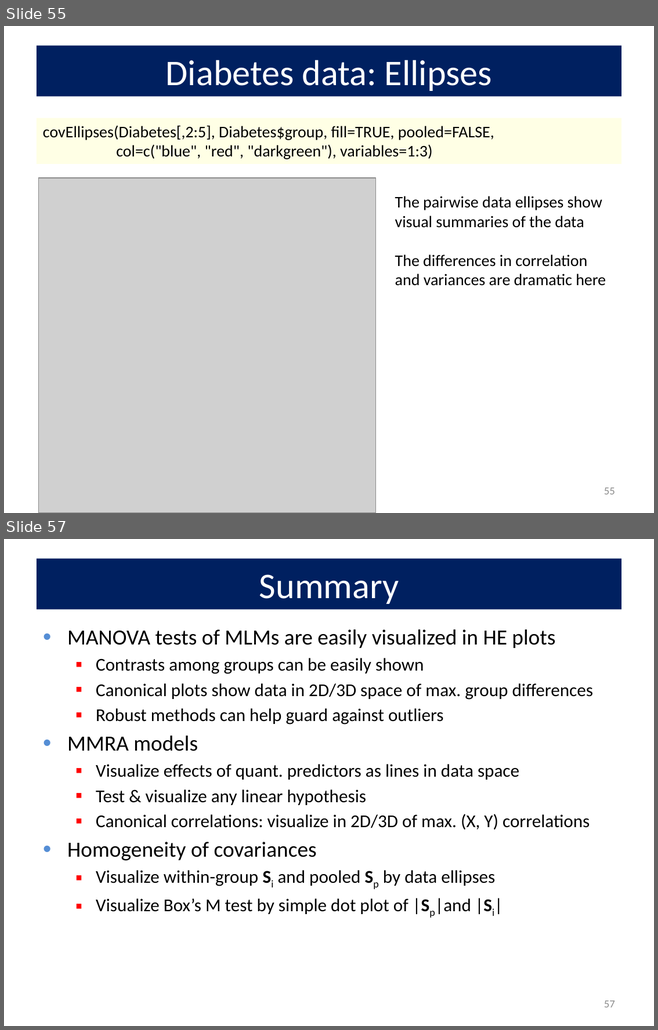
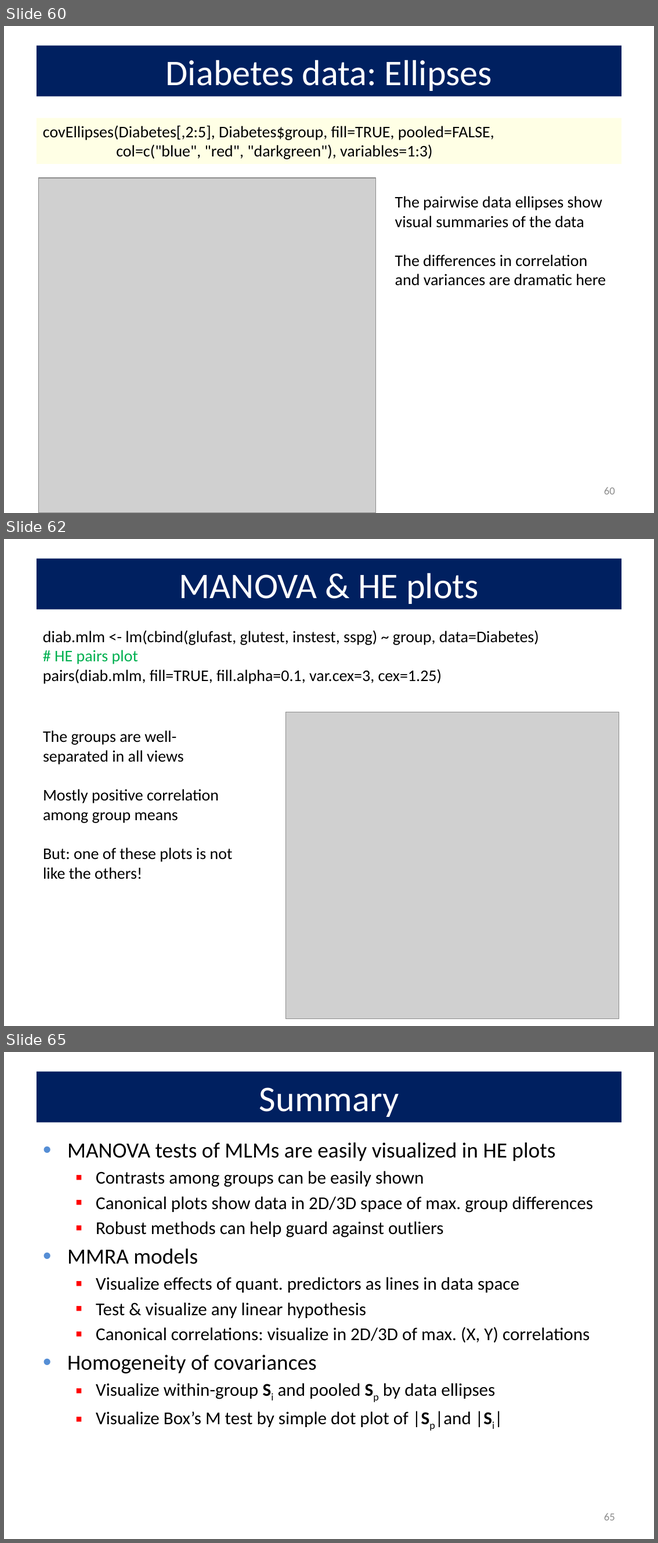
Before and after one commit to friendly/VisMLM-course, a slide deck: lectures/lecture3.pptx. Shown one above the other, each under a label of ours: slides 55 and 57 before the commit, slides 60, 62 and 65 after it; the slides between them are not shown. The pictures are 658x1030 and 658x1543 pixels, drawn with LibreOffice and Linux fonts; fonts in the diff are those of the drawing; grey boxes stand for pictures. Boxes give left, top, right and bottom in pixels: in the first picture for what was removed or moved away, otherwise in the second. Text is boxed around its words. In the diff, an @@ line names an element or a change of style, - is before the commit and + after.

```diff
--- a/lectures/lecture3.pptx
+++ b/lectures/lecture3.pptx
@@ slide 62 added at [4, 539, 654, 1026], background #FFFFFF @@
@@ title added at [36, 559, 621, 609], fill #002060, 40 pt, text #FFFFFF @@
+MANOVA & HE plots
@@ text added at [43, 630, 539, 684], 18 pt, text #000000 @@
+diab.mlm <- lm(cbind(glufast, glutest, instest, sspg) ~ group, data=Diabetes)
+# HE pairs plot
+pairs(diab.mlm, fill=TRUE, fill.alpha=0.1, var.cex=3, cex=1.25)
@@ picture added at [285, 712, 619, 1019] @@
@@ text added at [43, 730, 233, 879], 18 pt, text #000000 @@
+The groups are well-separated in all views
+Mostly positive correlation among group means
+But: one of these plots is not like the others!
@@ what was slide 55 is now slide 60 @@
@@ page number at [604, 487, 615, 495]: text changed @@
-55
+60
@@ what was slide 57 is now slide 65 @@
@@ page number at [604, 1513, 615, 1521]: text changed @@
-57
+65
```
Also in this commit, not shown: 9 slides changed, 7 other slides added, 51 other files.
